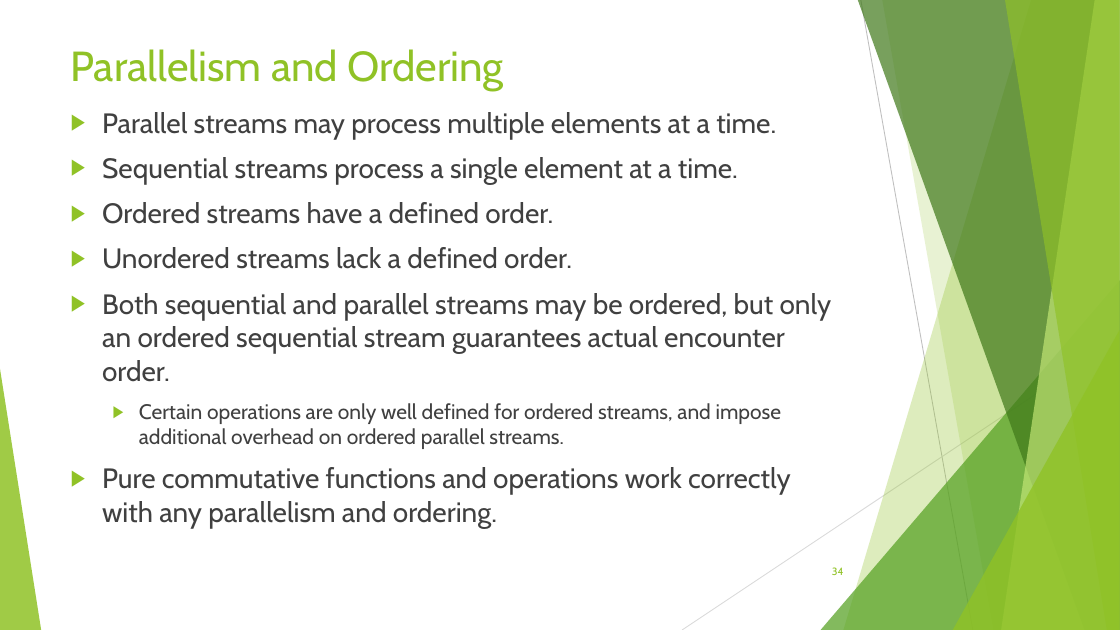
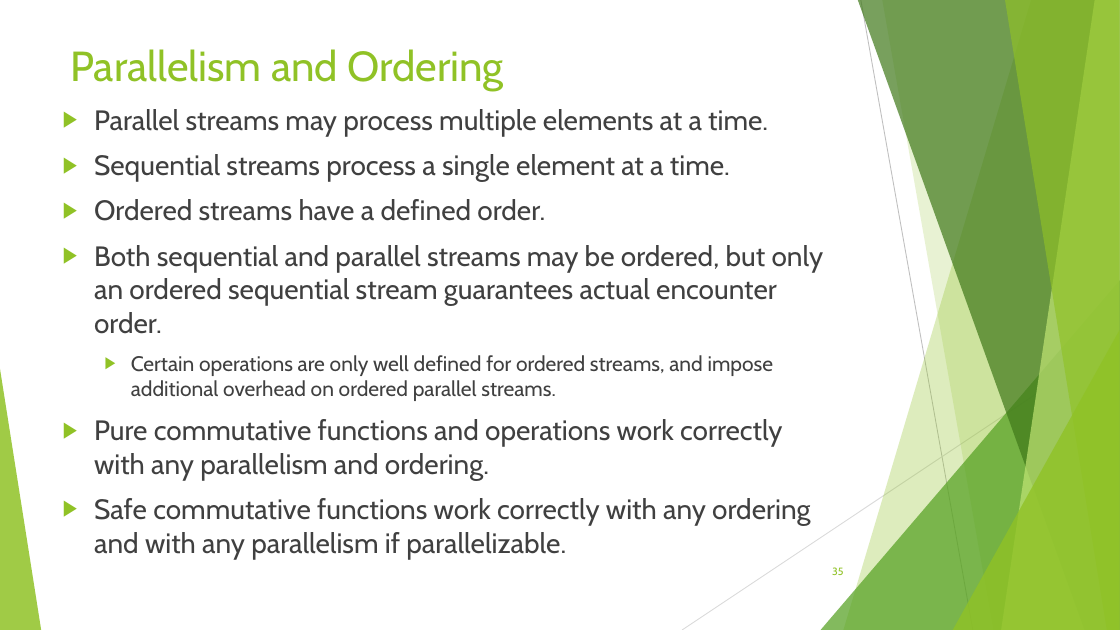
Before and after one commit to RichardRoda/2017-CodePaLOUsa-Lambda, a slide deck: slide 35 of Learning to Love the Lambda in the Stream.pptx (slide 34 before the commit). Drawn at 1120x630 pixels with LibreOffice and Linux fonts; fonts in the diff are those of the drawing. Boxes give left, top, right and bottom in pixels: in the first picture for what was removed or moved away, otherwise in the second. Text is boxed around its words. In the diff, an @@ line names an element or a change of style, - is before the commit and + after.

Commit message:
Mention safe communtative functions

```diff
--- a/Learning to Love the Lambda in the Stream.pptx
+++ b/Learning to Love the Lambda in the Stream.pptx
@@ text "Parallel streams may process multiple ...": place and size @@
-text "Parallel streams may process multiple ..." at <box>102,112,832,528</box>
+text "Parallel streams may process multiple ..." at <box>94,109,824,559</box>
@@ text at <box>102,247,572,269</box>: paragraph removed @@
-▶ Unordered streams lack a defined order.
@@ text at <box>94,498,810,559</box>: paragraph added @@
+▶ Safe commutative functions work correctly with any ordering and with any parallelism if parallelizable.
@@ page number at <box>832,567,843,575</box>: text changed @@
-34
+35
```
Also in this commit, not shown: 1 slide added.
